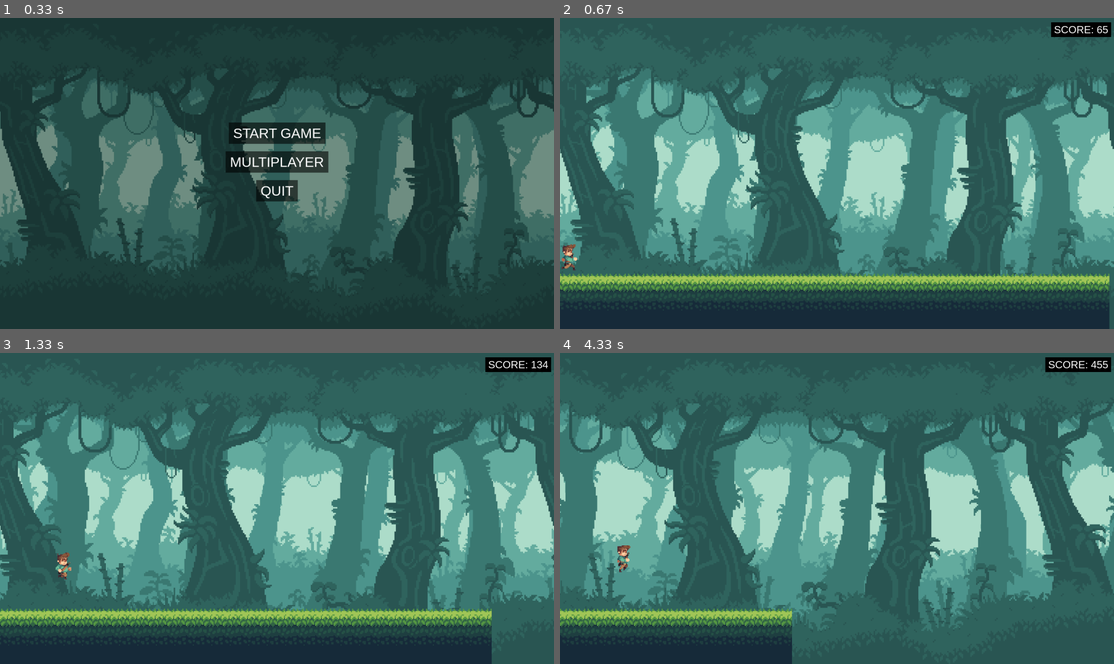
Above: before the commit, frames 1-4 (two rows, left to right).
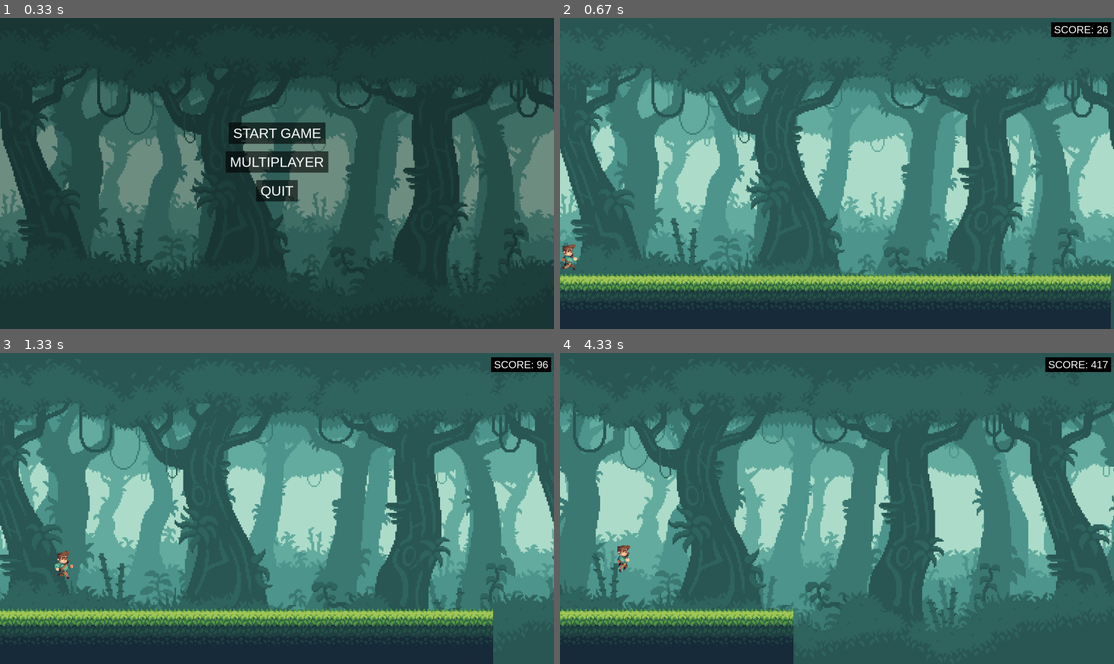
Above: after the commit, the same moments.

Repository: PyroJet1/Pygame-Multiplayer-Endless-Scroller
Game: pygame game, started from __main__.py
The game is run twice, just before and just after one commit, with the same random seed, the same clock (stepped at 60 frames per second) and the same inputs.
Inputs:
- Up to frame 1 (0.33 s): no input
- Up to frame 2 (0.67 s): click "START GAME" at 0.38 s
- Up to frame 3 (1.33 s): hold D 0.67-1.13 s; hold D from 1.17 s (still down); tap Space at 1.23 s
- Up to frame 4 (4.33 s): tap Space at 1.53, 1.73, 2.03, 2.3, 2.6, 2.73, 3.03, 3.4, 3.7, 3.9, 4.2 s; release D at 1.63 s; hold A 1.67-2.2 s; hold A 2.23-2.63 s; hold D 2.67-3.3 s; hold A 3.33-3.8 s; hold D 3.83-4.3 s

Frame 1 is identical in both runs. In frame 2, 3.8% of the frame differs, in the area x 0-100%, y 2-100%; in frame 3, 5.1%; in frame 4, 9.9%.

Commit message:
fixed scoreboard

Diff:
--- a/game.py
+++ b/game.py
@@ -7,7 +7,7 @@
     def __init__(self):
        self.SCREEN_WIDTH = 1920
        self.SCREEN_HEIGHT = 1080
-       self.clock = pygame.time.Clock()
+       self.clock = 0
        self.FPS = 60
        self.run = True
        pygame.init()
@@ -22,7 +22,7 @@
        self.start_time = pygame.time.get_ticks()
 
     def run_game(self):
-        self.run = True
+        self.clock = pygame.time.Clock()
         while self.run:
             dt = self.clock.tick(self.FPS) / 1000.0
             self.background.create_parallax(dt)
@@ -39,6 +39,7 @@
             self.world.world_run()
             self.draw_score()
             pygame.display.update()
+        return None
 
     def calculate_score(self, dt):
         # Time survived component (10 points/sec)
@@ -114,6 +115,7 @@
                             return button["action"]
 
             pygame.display.update()
+        return None
 
     def run_multiplayer_menu(self):
         pygame.font.init()
@@ -158,3 +160,4 @@
                             return button["value"]
 
             pygame.display.update()
+        return None
